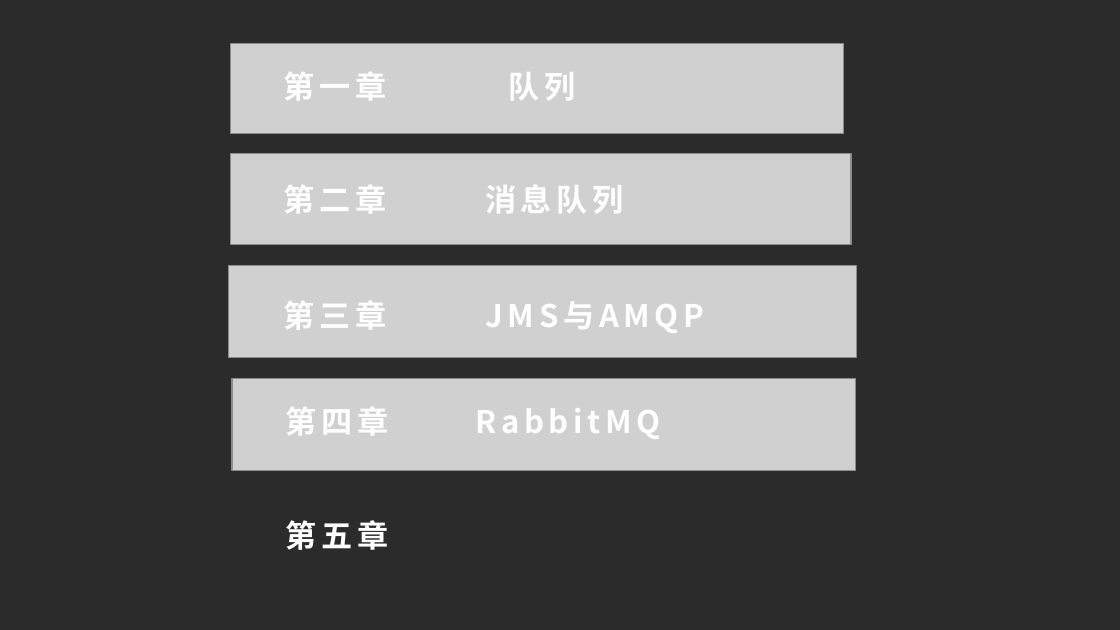
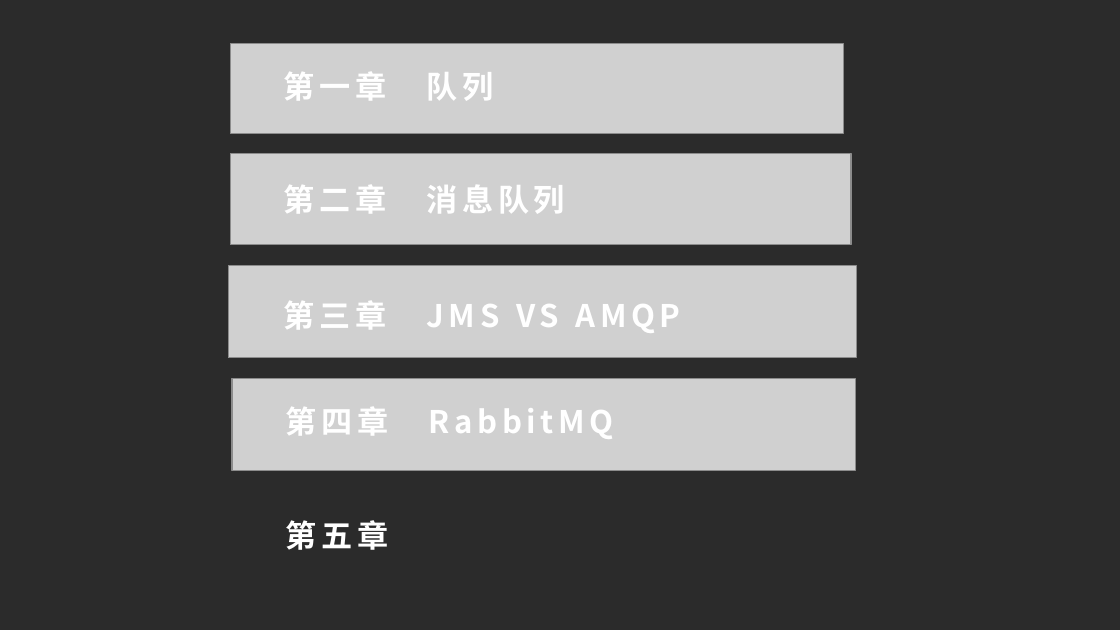
Before and after one commit to dxh122685692/doc, a slide deck: slide 3 of 分享.pptx. Drawn at 1120x630 pixels with LibreOffice and Linux fonts; fonts in the diff are those of the drawing; grey boxes stand for pictures; background and template pictures are left out; a plain dark background stands for a picture behind light text. Boxes give left, top, right and bottom in pixels: in the first picture for what was removed or moved away, otherwise in the second. Text is boxed around its words. In the diff, an @@ line names an element or a change of style, - is before the commit and + after.

```diff
--- a/分享.pptx
+++ b/分享.pptx
@@ text "第一章 队列" rewrapped from (284, 72, 575, 100) to (284, 72, 493, 100) @@
@@ text "第二章 消息队列" rewrapped from (284, 185, 624, 213) to (284, 185, 565, 213) @@
@@ text at (284, 301, 680, 333): text changed @@
-第三章 JMS与AMQP
+第三章 JMS VS AMQP
@@ text "第四章 RabbitMQ" rewrapped from (286, 407, 661, 439) to (286, 407, 614, 439) @@
```
Also in this commit, not shown: 3 other slides changed, 4 slides added, 6 slides removed.
